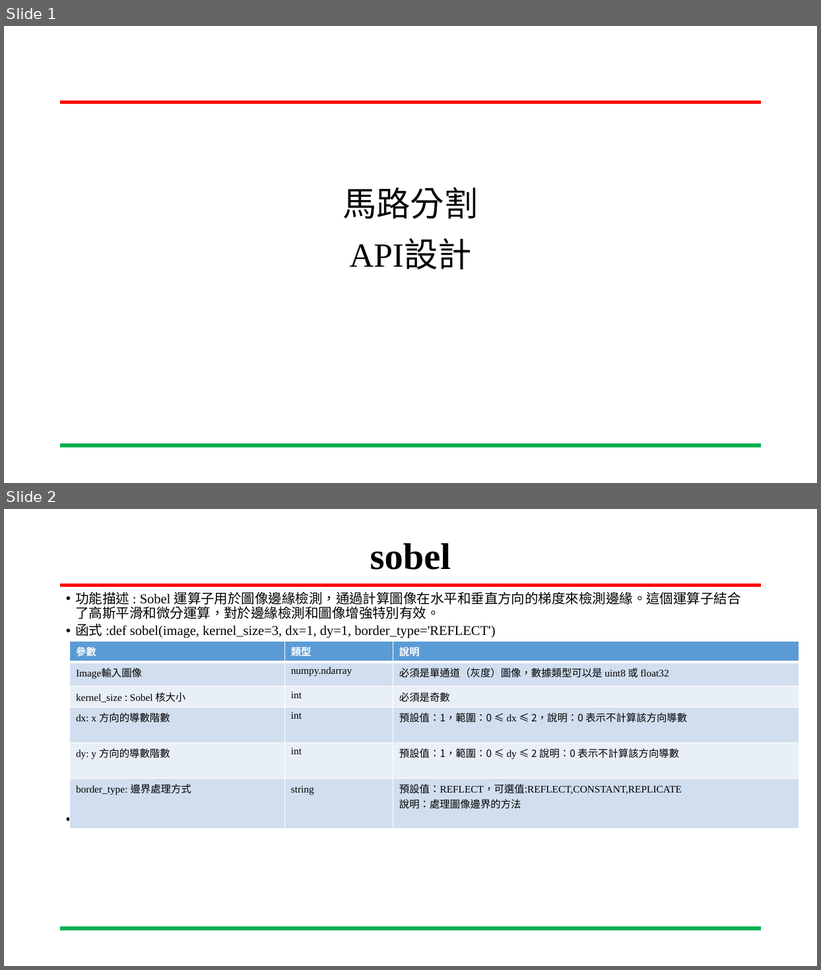
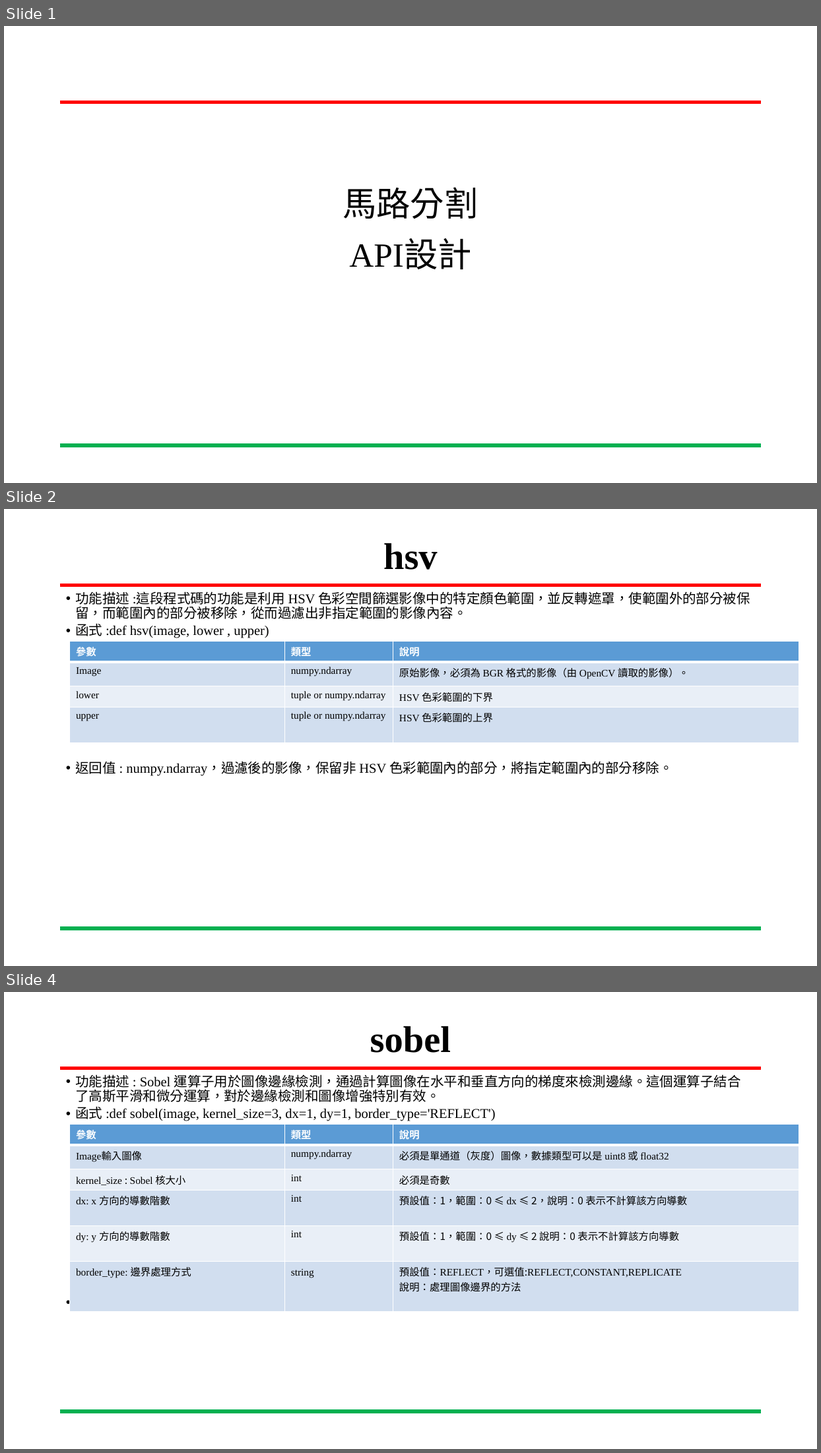
Before and after one commit to yihong92/nkust_Embedded_system, a slide deck: HW2/API.pptx. Shown one above the other, each under a label of ours: slides 1 and 2 before the commit, slides 1, 2 and 4 after it; the slides between them are not shown. The pictures are 821x970 and 821x1453 pixels, drawn with LibreOffice and Linux fonts; fonts in the diff are those of the drawing; background and template pictures are left out. Boxes give left, top, right and bottom in pixels: in the first picture for what was removed or moved away, otherwise in the second. Text is boxed around its words. In the diff, an @@ line names an element or a change of style, - is before the commit and + after.

```diff
--- a/HW2/API.pptx
+++ b/HW2/API.pptx
@@ slide 2 added at bbox=[4, 509, 817, 966], background #FFFFFF; not listed: 2 template elements that a slide beside it also shows @@
@@ title added at bbox=[384, 543, 438, 570], 44 pt, text #000000, bold @@
+hsv
@@ text added at bbox=[75, 591, 750, 776], 16 pt, text #000000 @@
+• 功能描述 :這段程式碼的功能是利用 HSV 色彩空間篩選影像中的特定顏色範圍，並反轉遮罩，使範圍外的部分被保留，而範圍內的部分被移除，從而過濾出非指定範圍的影像內容。
+• 函式 :def hsv(image, lower , upper)
+• 返回值 : numpy.ndarray，過濾後的影像，保留非 HSV 色彩範圍內的部分，將指定範圍內的部分移除。
@@ table added at bbox=[70, 642, 799, 741], 4 rows, 3 columns @@
+參數 | 類型 | 說明
+Image | numpy.ndarray | 原始影像，必須為 BGR 格式的影像（由 OpenCV 讀取的影像）。
+lower | tuple or numpy.ndarray | HSV 色彩範圍的下界
+upper | tuple or numpy.ndarray | HSV 色彩範圍的上界
@@ what was slide 2 is now slide 4 @@
```
Also in this commit, not shown: 1 other slide added.
